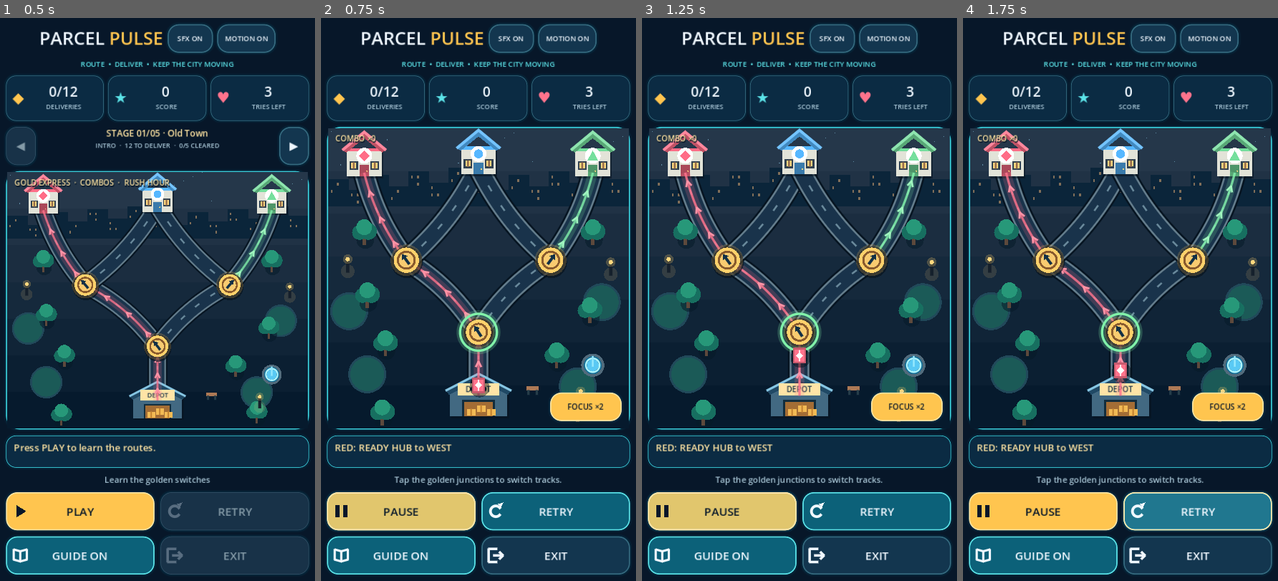
Above: before the commit, frames 1-4 (left to right).
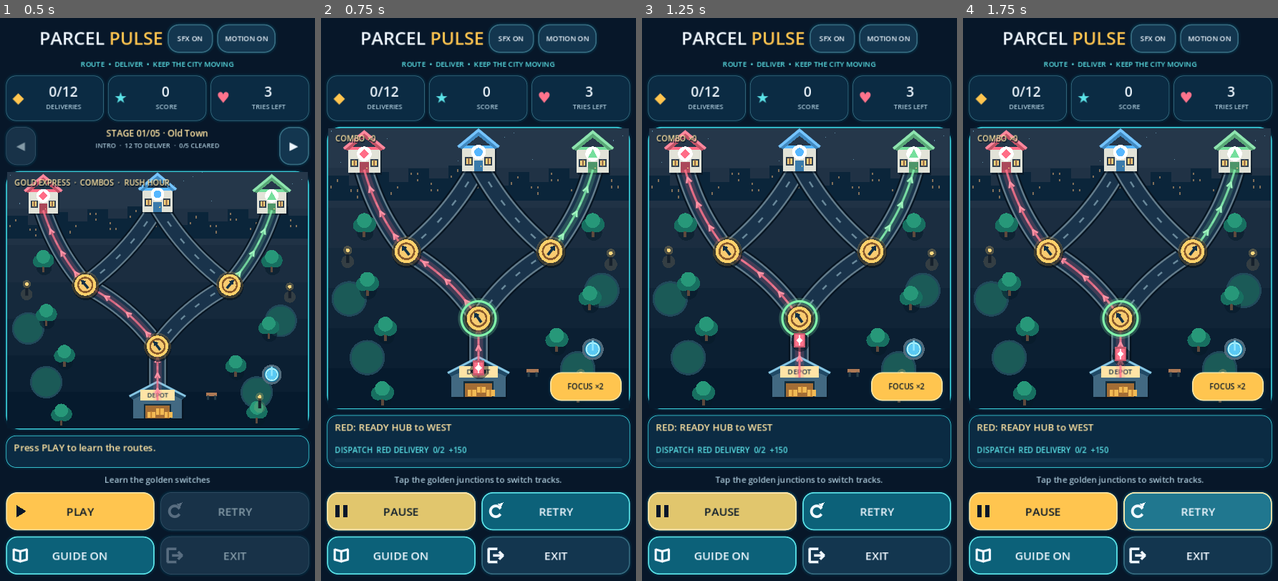
Above: after the commit, the same moments.

Repository: gauravprajapat-23/Parcel-pulse
Game: Godot game, scene res://scenes/game_screen.tscn
Two runs of this game, one before a commit and one after it. Both use one fixed random seed, a clock stepped at 60 frames per second and the inputs below.
Inputs:
- Up to frame 1 (0.5 s): no input
- Up to frame 2 (0.75 s): click "PLAY" at 0.5 s
- Up to frame 3 (1.25 s): no input
- Up to frame 4 (1.75 s): click "RETRY" at 1.25 s

Frame 1 is identical in both runs. In frame 2, 17% of the frame differs, in the area x 1-99%, y 19-78%; in frame 3, 17%; in frame 4, 17%.

Commit message:
feat(dispatch): show live contract progress bar and completion rewards in gameplay

Diff:
--- a/scripts/game/dispatch_challenges.gd
+++ b/scripts/game/dispatch_challenges.gd
@@ -3,7 +3,7 @@
 
 # The same three clear, optional mini-contracts on every map. The requested
 # color rotates with the stage. All conditions use *actual* Arcade deliveries.
-const COLOR_TARGETS: Array[String] = ["red", "green", "blue", "red", "green"]
+const COLOR_TARGETS = ["red", "green", "blue", "red", "green"]
 const MISSION_COUNT: int = 3
 
 
--- a/scripts/ui/board_view.gd
+++ b/scripts/ui/board_view.gd
@@ -238,6 +238,11 @@
 	return CityBoardGeometry.route_point(
 		parcel.current_node, parcel.next_node, parcel.progress, size, controller.board
 	)
+
+
+func show_dispatch_feedback(reward: int) -> void:
+	if juice_layer != null:
+		juice_layer.show_dispatch_reward(reward)
 
 
 func show_delivery_feedback(
--- a/scripts/ui/game_juice.gd
+++ b/scripts/ui/game_juice.gd
@@ -42,6 +42,13 @@
 	if not effects.is_empty():
 		effects[effects.size() - 1]["points"] = points
 		effects[effects.size() - 1]["express"] = parcel.is_express and matched and points > 100
+
+
+func show_dispatch_reward(points: int) -> void:
+	if board == null or points <= 0:
+		return
+	_append_effect("dispatch", "depot")
+	effects[effects.size() - 1]["points"] = points
 
 
 func clear_effects() -> void:
@@ -103,12 +110,16 @@
 		var tint: Color = MISTAKE_COLOR
 		if kind == "success":
 			tint = Color("#FFE58B") if is_express else SUCCESS_COLOR
+		elif kind == "dispatch":
+			tint = TAP_COLOR
 		tint.a = fade
 		var label: String = "MISROUTE!"
 		if kind == "success":
 			label = "+%d" % int(effect.get("points", 100))
 			if is_express:
 				label = "EXPRESS " + label
+		elif kind == "dispatch":
+			label = "CONTRACT +%d" % int(effect.get("points", 0))
 		var rise: float = 0.0 if reduced_motion else fraction * 33.0
 		var position: Vector2 = anchor + Vector2(0.0, (-35.0 - rise) * scale_factor)
 		var font_size: int = maxi(14, roundi((22.0 if kind == "success" else 16.0) * scale_factor))
--- a/scripts/ui/game_screen.gd
+++ b/scripts/ui/game_screen.gd
@@ -14,6 +14,8 @@
 var mistakes_label: Label
 var hint_label: Label
 var coach_label: Label
+var dispatch_label: Label
+var dispatch_progress: ProgressBar
 var guide_button: Button
 var guide_enabled: bool = true
 var progress_profile: Dictionary = {}
@@ -53,6 +55,7 @@
 	# Existing controller-only tests use Classic scoring. Live gameplay gets
 	# the richer Arcade layer, without changing level unlock requirements.
 	controller.arcade_mode = true
+	controller.dispatch_enabled = true
 	_build_interface()
 	progress_profile = ProgressStore.load_profile(progress_save_path)
 	# Returning players see the first unlocked uncleared level instead of
@@ -64,10 +67,13 @@
 	controller.level_changed.connect(_on_level_changed)
 	controller.totals_changed.connect(_on_totals_changed)
 	controller.delivery_scored.connect(_on_delivery_scored)
+	controller.dispatch_changed.connect(_update_dispatch)
+	controller.dispatch_completed.connect(_on_dispatch_completed)
 	controller.shift_finished.connect(_on_shift_finished)
 	_on_phase_changed(controller.phase)
 	_on_totals_changed(controller.score, controller.correct, controller.mistakes)
 	_update_guidance()
+	_update_dispatch()
 	_update_level_selection()
 	resized.connect(_on_root_resized)
 	_apply_responsive_layout(get_viewport_rect().size)
@@ -242,7 +248,31 @@
 	coach_label.autowrap_mode = TextServer.AUTOWRAP_WORD_SMART
 	coach_label.custom_minimum_size = Vector2(0, 36)
 	ParcelTheme.label_style(coach_label, 16, ParcelTheme.GOLD_LIGHT)
-	coach_margin.add_child(coach_label)
+	var coach_stack := VBoxContainer.new()
+	coach_stack.add_theme_constant_override("separation", 4)
+	coach_margin.add_child(coach_stack)
+	coach_stack.add_child(coach_label)
+	dispatch_label = Label.new()
+	dispatch_label.mouse_filter = Control.MOUSE_FILTER_IGNORE
+	dispatch_label.size_flags_horizontal = Control.SIZE_EXPAND_FILL
+	dispatch_label.clip_text = true
+	ParcelTheme.label_style(dispatch_label, 13, ParcelTheme.CYAN)
+	coach_stack.add_child(dispatch_label)
+	dispatch_progress = ProgressBar.new()
+	dispatch_progress.show_percentage = false
+	dispatch_progress.mouse_filter = Control.MOUSE_FILTER_IGNORE
+	dispatch_progress.custom_minimum_size = Vector2(0, 7)
+	dispatch_progress.min_value = 0
+	dispatch_progress.max_value = 1
+	var track := StyleBoxFlat.new()
+	track.bg_color = ParcelTheme.PANEL_RAISED
+	track.set_corner_radius_all(5)
+	var fill := StyleBoxFlat.new()
+	fill.bg_color = ParcelTheme.GOLD
+	fill.set_corner_radius_all(5)
+	dispatch_progress.add_theme_stylebox_override("background", track)
+	dispatch_progress.add_theme_stylebox_override("fill", fill)
+	coach_stack.add_child(dispatch_progress)
 
 	hint_label = Label.new()
 	hint_label.text = "Tap the golden junctions to switch tracks."
@@ -319,6 +349,9 @@
 	hud_panel.apply_layout_metrics(int(metrics["stats_height"]))
 	board_view.custom_minimum_size = metrics["board"]
 	ParcelTheme.label_style(coach_label, int(metrics["coach_font"]), ParcelTheme.GOLD_LIGHT)
+	dispatch_label.add_theme_font_size_override(
+		"font_size", 11 if MobileLayout.profile_for(logical_size) == MobileLayout.SMALL else 13
+	)
 	coach_label.custom_minimum_size = Vector2(0, float(metrics["coach_height"]))
 	level_name_label.add_theme_font_size_override(
 		"font_size", 12 if MobileLayout.profile_for(logical_size) == MobileLayout.SMALL else 15
@@ -528,12 +561,43 @@
 			hint_label.text = "Shift over. Review your deliveries."
 	action_bar.apply_phase(new_phase)
 	_update_level_selection()
+	_update_dispatch()
 	board_view.queue_redraw()
 	_update_guidance()
 
 
 func _on_totals_changed(new_score: int, delivered: int, errors: int) -> void:
 	hud_panel.update_stats(delivered, new_score, errors, controller.required_deliveries)
+
+
+func _update_dispatch() -> void:
+	if dispatch_label == null or dispatch_progress == null:
+		return
+	var active: bool = controller.arcade_mode and controller.dispatch_enabled and (
+		controller.phase == ShiftController.Phase.RUNNING
+		or controller.phase == ShiftController.Phase.PAUSED
+	)
+	dispatch_label.visible = active
+	dispatch_progress.visible = active
+	if not active:
+		return
+	var mission: Dictionary = controller.current_dispatch()
+	if mission.is_empty():
+		dispatch_label.text = "DISPATCH COMPLETE • ALL 3 CONTRACTS CLEARED!"
+		dispatch_progress.max_value = 1
+		dispatch_progress.value = 1
+		return
+	dispatch_label.text = "DISPATCH  %s  %d/%d  +%d" % [
+		str(mission["title"]), controller.mission_progress,
+		int(mission["goal"]), int(mission["reward"])
+	]
+	dispatch_progress.max_value = float(mission["goal"])
+	dispatch_progress.value = float(controller.mission_progress)
+
+
+func _on_dispatch_completed(title: String, reward: int) -> void:
+	hint_label.text = "%s COMPLETE! +%d BONUS" % [title, reward]
+	board_view.show_dispatch_feedback(reward)
 
 
 func _on_delivery_scored(parcel: DeliveryParcel, matched: bool) -> void:
